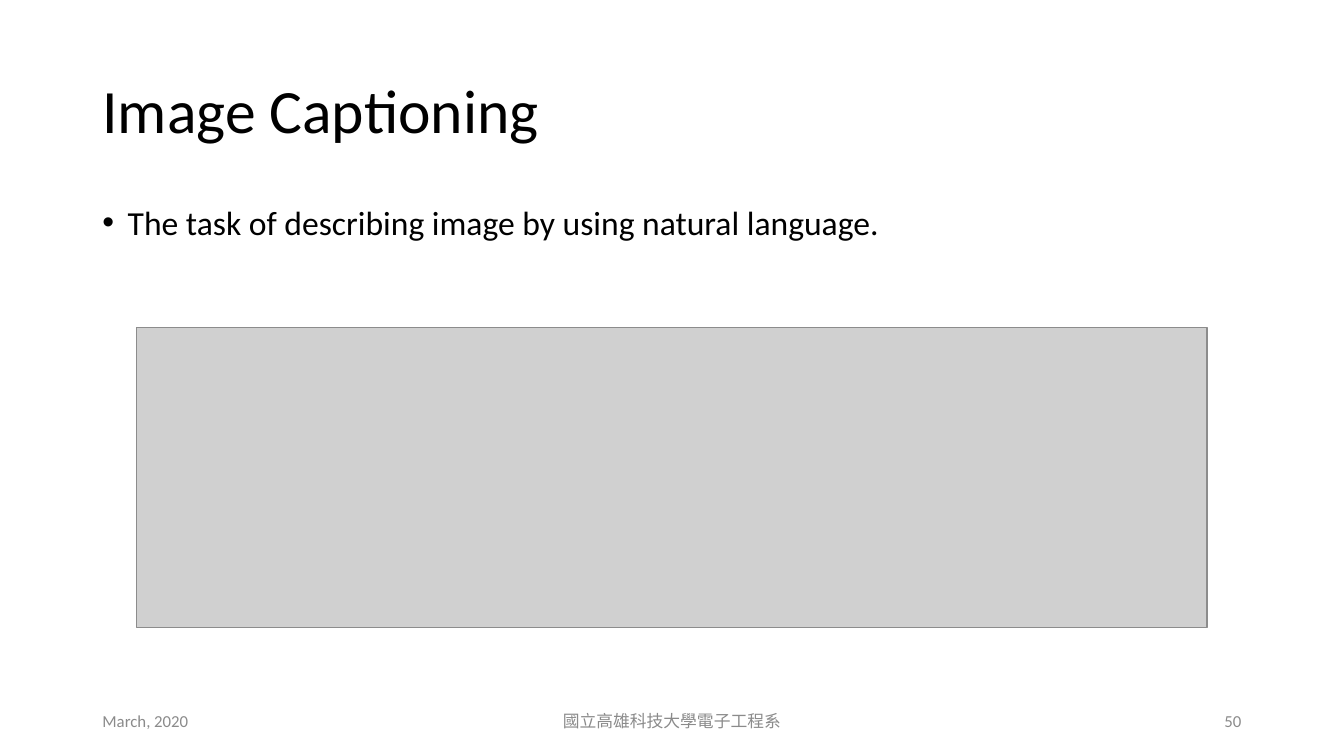
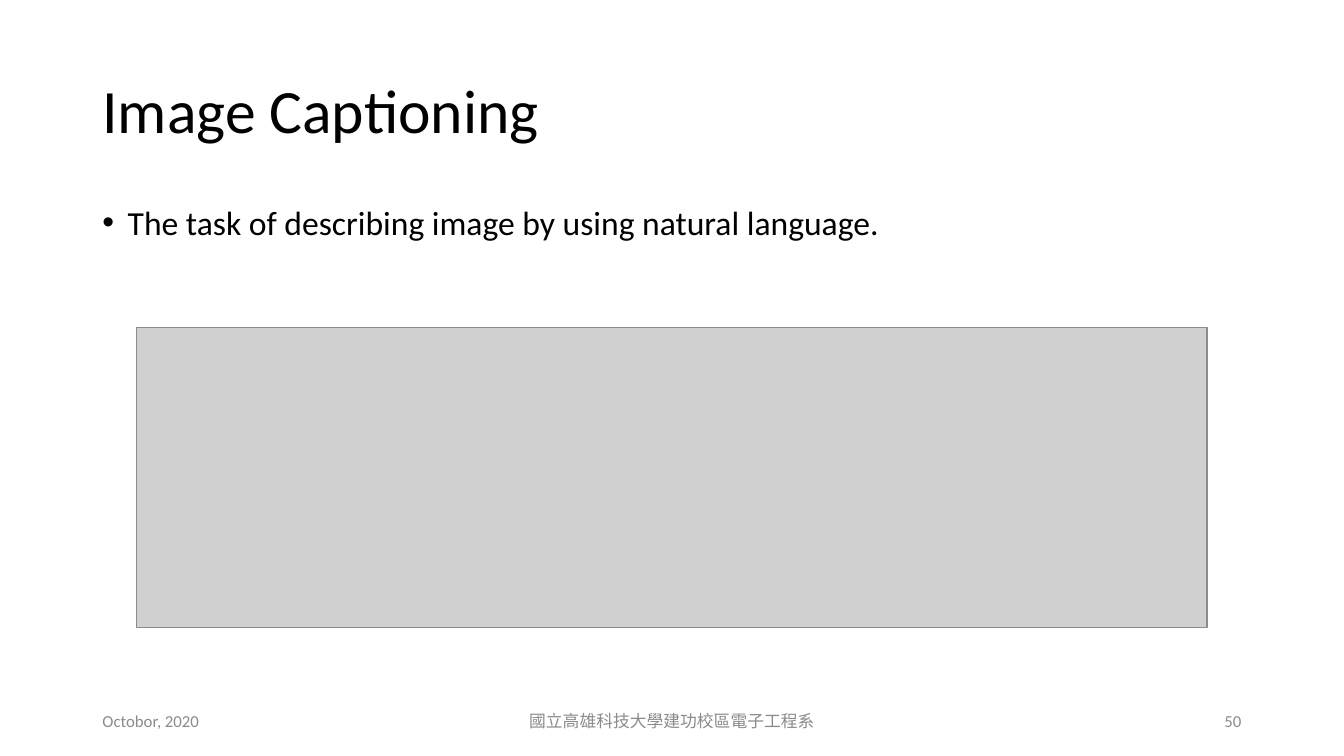
Before and after one commit to chiayisu/Natural-Language-Processing, a slide deck: slide 50 of Slides/PPT/Lecture4.pptx. Drawn at 1344x756 pixels with LibreOffice and Linux fonts; fonts in the diff are those of the drawing; grey boxes stand for pictures. Boxes give left, top, right and bottom in pixels: in the first picture for what was removed or moved away, otherwise in the second. Text is boxed around its words. In the diff, an @@ line names an element or a change of style, - is before the commit and + after.

Commit message:
Update Slides

```diff
--- a/Slides/PPT/Lecture4.pptx
+++ b/Slides/PPT/Lecture4.pptx
@@ text at (x1=102, y1=715, x2=199, y2=729): text changed @@
-March, 2020
+Octobor, 2020
@@ text at (x1=529, y1=713, x2=814, y2=728): text changed @@
-國立高雄科技大學電子工程系
+國立高雄科技大學建功校區電子工程系
```
Also in this commit, not shown: 51 other slides changed, 2 other files.
